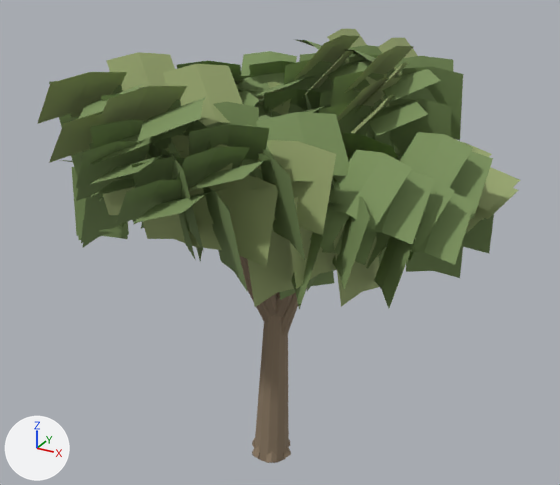
The Blender file assets/source/tree.blend: old version first, new version second.
The view is the same before and after, from a camera (50 mm lens) standing at (5.66, -9.96, 9.18) and looking at (0.18, -0.01, 4.2). Every picture has the same lights, and +X, +Y and +Z are marked at lower left. The first picture is the older version.

In view in the first picture: 'foliage', 'foliage-light', 'wood'.
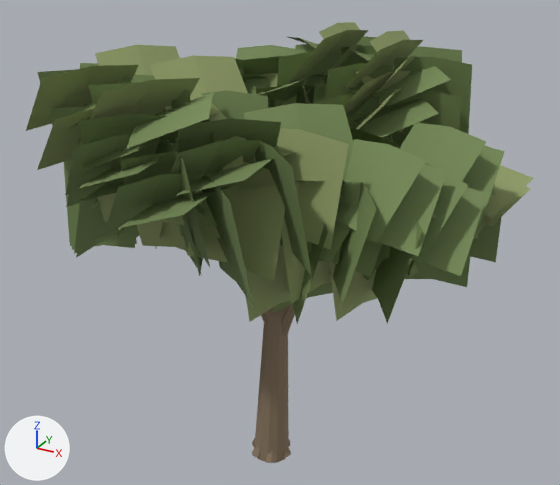
Changed parts and their boxes (x1, y1, x2, y2) in the pictures (560 x 485 px; the box of a moved part takes in the faces that stretch with it):
'foliage', recoloured, reshaped (7% taller)
    before: (49, 40, 494, 309)
    after: (37, 36, 505, 324)
'foliage-light', recoloured, reshaped (8% taller)
    before: (37, 29, 520, 307)
    after: (26, 22, 534, 322)
part 1 of me_leaf_card_canopy, moved or reshaped (mostly hidden)
    before: (103, 193, 140, 218)
    after: (97, 196, 111, 222)
part 2 of me_leaf_card_canopy, moved or reshaped
    before: (165, 135, 233, 224)
    after: (157, 136, 246, 238)
part 3 of me_leaf_card_canopy, moved or reshaped
    before: (107, 155, 147, 205)
    after: (102, 192, 117, 212)
part 4 of me_leaf_card_canopy, moved or reshaped
    before: (37, 29, 520, 307)
    after: (26, 22, 534, 322)
part 6 of me_leaf_card_canopy_001, moved or reshaped (not visible afterwards)
    before: (306, 274, 319, 292)
part 7 of me_leaf_card_canopy_001, moved or reshaped
    before: (279, 271, 334, 300)
    after: (273, 282, 333, 313)
part 8 of me_leaf_card_canopy_001, moved or reshaped
    before: (49, 40, 494, 309)
    after: (37, 36, 505, 324)

The change, as a diff of the scene's bpy script:
```diff
--- a/assets/source/tree.blend.py
+++ b/assets/source/tree.blend.py
@@ mat_wood @@
 n0 = _N.new('ShaderNodeBsdfPrincipled'); n0.name = 'Principled BSDF'
-n0.inputs[0].default_value = (0.27, 0.2, 0.13, 1.0)  # 'Base Color', brown #8e7c65
 n0.inputs[2].default_value = 0.8  # 'Roughness'
 n1 = _N.new('ShaderNodeOutputMaterial'); n1.name = 'Material Output'
+n2 = _N.new('ShaderNodeVertexColor'); n2.name = 'Arroyo baked weathering'
+n2.layer_name = 'Color'
+n3 = _N.new('ShaderNodeMix'); n3.name = 'Arroyo weathering tint'
+n3.data_type = 'RGBA'
+n3.blend_type = 'MULTIPLY'
+n3.inputs[0].default_value = 1.0  # 'Factor'
+n3.inputs[6].default_value = (0.27, 0.2, 0.13, 1.0)  # 'A', brown #8e7c65
 _L.new(n0.outputs[0], n1.inputs[0])  # 'BSDF' to 'Surface'
+_L.new(n2.outputs[0], n3.inputs[7])  # 'Color' to 'B'
+_L.new(n3.outputs[2], n0.inputs[0])  # 'Result' to 'Base Color'
@@ mat_foliage_light @@
 n0 = _N.new('ShaderNodeBsdfPrincipled'); n0.name = 'Principled BSDF'
-n0.inputs[0].default_value = (0.32, 0.39, 0.16, 1.0)  # 'Base Color', green #99a86f
 n0.inputs[2].default_value = 0.8  # 'Roughness'
 n1 = _N.new('ShaderNodeOutputMaterial'); n1.name = 'Material Output'
+n2 = _N.new('ShaderNodeVertexColor'); n2.name = 'Arroyo baked weathering'
+n2.layer_name = 'Color'
+n3 = _N.new('ShaderNodeMix'); n3.name = 'Arroyo weathering tint'
+n3.data_type = 'RGBA'
+n3.blend_type = 'MULTIPLY'
+n3.inputs[0].default_value = 1.0  # 'Factor'
+n3.inputs[6].default_value = (0.32, 0.39, 0.16, 1.0)  # 'A', green #99a86f
 _L.new(n0.outputs[0], n1.inputs[0])  # 'BSDF' to 'Surface'
+_L.new(n2.outputs[0], n3.inputs[7])  # 'Color' to 'B'
+_L.new(n3.outputs[2], n0.inputs[0])  # 'Result' to 'Base Color'
@@ mat_foliage @@
 n0 = _N.new('ShaderNodeBsdfPrincipled'); n0.name = 'Principled BSDF'
-n0.inputs[0].default_value = (0.2, 0.29, 0.105, 1.0)  # 'Base Color', green #7c935b
 n0.inputs[2].default_value = 0.8  # 'Roughness'
 n1 = _N.new('ShaderNodeOutputMaterial'); n1.name = 'Material Output'
+n2 = _N.new('ShaderNodeVertexColor'); n2.name = 'Arroyo baked weathering'
+n2.layer_name = 'Color'
+n3 = _N.new('ShaderNodeMix'); n3.name = 'Arroyo weathering tint'
+n3.data_type = 'RGBA'
+n3.blend_type = 'MULTIPLY'
+n3.inputs[0].default_value = 1.0  # 'Factor'
+n3.inputs[6].default_value = (0.2, 0.29, 0.105, 1.0)  # 'A', green #7c935b
 _L.new(n0.outputs[0], n1.inputs[0])  # 'BSDF' to 'Surface'
+_L.new(n2.outputs[0], n3.inputs[7])  # 'Color' to 'B'
+_L.new(n3.outputs[2], n0.inputs[0])  # 'Result' to 'Base Color'
@@ me_leaf_card_canopy @@
-me_leaf_card_canopy.from_pydata(...)  # 600 vertices, 200 faces; spans x -3.42..3.68, y -3.31..2.97, z 4.5..7.27
+me_leaf_card_canopy.from_pydata(...)  # 600 vertices, 200 faces; spans x -3.55..3.84, y -3.47..3.1, z 4.35..7.36
+# me_leaf_card_canopy part 1: the loose piece of 6 vertices spanning x -1.48..-0.66, y -2.33..-1.99, z 5.06..6.07 is scaled about its middle by 1.29
+# me_leaf_card_canopy part 2: the loose piece of 6 vertices spanning x -0.17..0.91, y -2.71..-2.35, z 5.57..6.57 is scaled about its middle by (1.25, 1.29, 1.29)
+# me_leaf_card_canopy part 3: the loose piece of 6 vertices spanning x -1.09..-0.27, y -2.71..-2.38, z 5.42..6.43 is scaled about its middle by 1.29
+# me_leaf_card_canopy part 4: 456 of 600 vertices moved; they spanned x -3.42..3.68, y -3.31..2.97, z 4.5..7.27 and now span x -3.55..3.84, y -3.47..3.1, z 4.35..7.36; mean shift (0.0, 0.0, 0.0); largest move (-2.46, -1.1, 6.01) -> (-2.54, -1.2, 6.16)
+# me_leaf_card_canopy part 5: vertex colours changed
+# other edits to the shape of me_leaf_card_canopy do not show in these pictures
 me_leaf_card_canopy.materials.append(mat_foliage_light)
@@ me_leaf_card_canopy_001 @@
-me_leaf_card_canopy_001.from_pydata(...)  # 1800 vertices, 600 faces; spans x -3.14..3.43, y -3.6..3.01, z 4.07..7.04
+me_leaf_card_canopy_001.from_pydata(...)  # 1800 vertices, 600 faces; spans x -3.28..3.55, y -3.75..3.16, z 3.92..7.14
+# me_leaf_card_canopy_001 part 6: the loose piece of 6 vertices spanning x 1.38..1.74, y -1.64..-0.56, z 4.35..5.35 is scaled about its middle by (1.29, 1.25, 1.29)
+# me_leaf_card_canopy_001 part 7: the loose piece of 6 vertices spanning x 0.92..1.53, y -1.67..-0.75, z 4.17..5.29 is scaled about its middle by (1.27, 1.27, 1.29)
+# me_leaf_card_canopy_001 part 8: 1656 of 1800 vertices moved; they spanned x -3.14..3.43, y -3.6..3.01, z 4.07..7.04 and now span x -3.28..3.55, y -3.75..3.16, z 3.92..7.14; mean shift (0.0, 0.0, 0.0); largest move (-2.17, 0.1, 4.53) -> (-2.28, 0.03, 4.38)
+# me_leaf_card_canopy_001 part 9: vertex colours changed
+# other edits to the shape of me_leaf_card_canopy_001 do not show in these pictures
 me_leaf_card_canopy_001.materials.append(mat_foliage)
```
